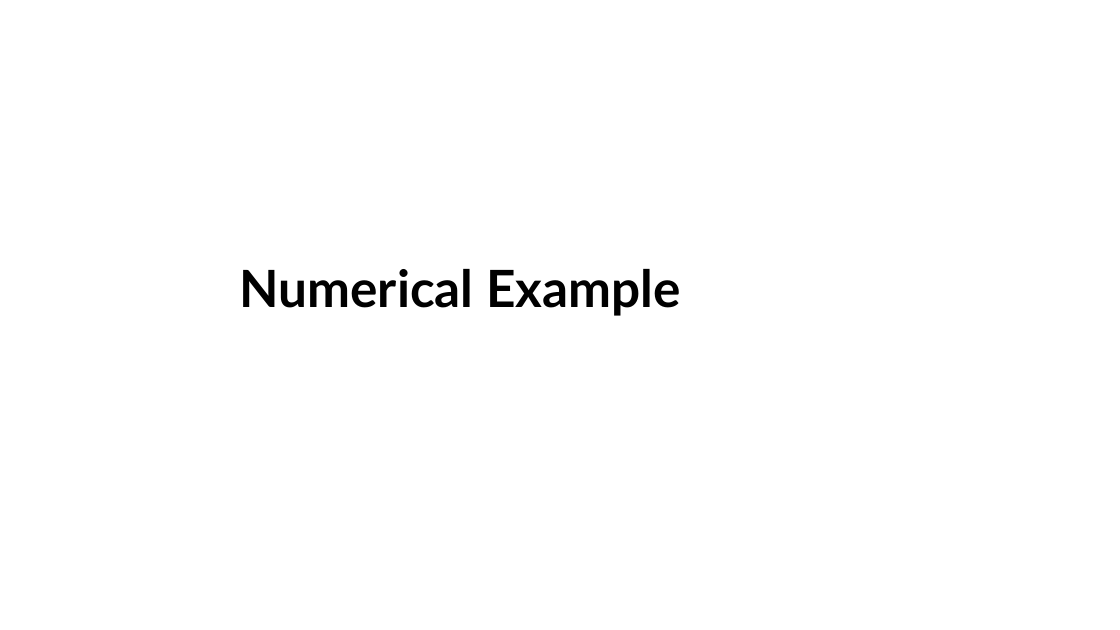
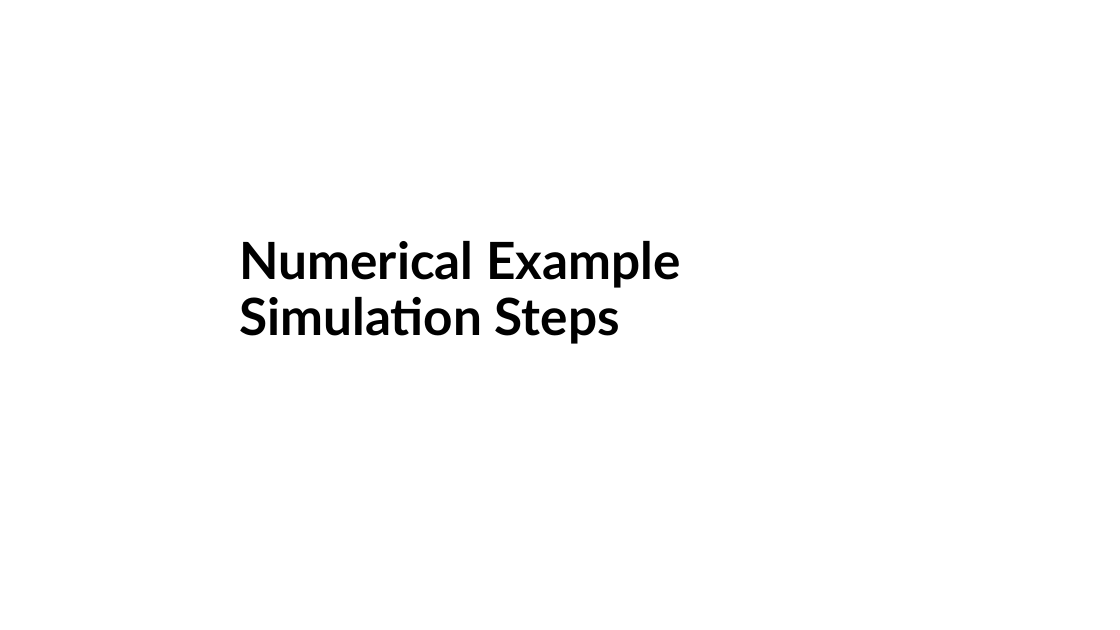
Before and after one commit to HeiderJeffer/Modeling-for-Societal-Complexity-in-Healthcare, a slide deck: slide 34 of Background and motivation.pptx (slide 33 before the commit). Drawn at 1120x630 pixels with LibreOffice and Linux fonts; fonts in the diff are those of the drawing. Boxes give left, top, right and bottom in pixels: in the first picture for what was removed or moved away, otherwise in the second. Text is boxed around its words. In the diff, an @@ line names an element or a change of style, - is before the commit and + after.

```diff
--- a/Background and motivation.pptx
+++ b/Background and motivation.pptx
@@ title at box(240, 241, 681, 344): text changed @@
-Numerical Example
+Numerical Example
+Simulation Steps
```
Also in this commit, not shown: 2 other slides changed, 1 slide added.
